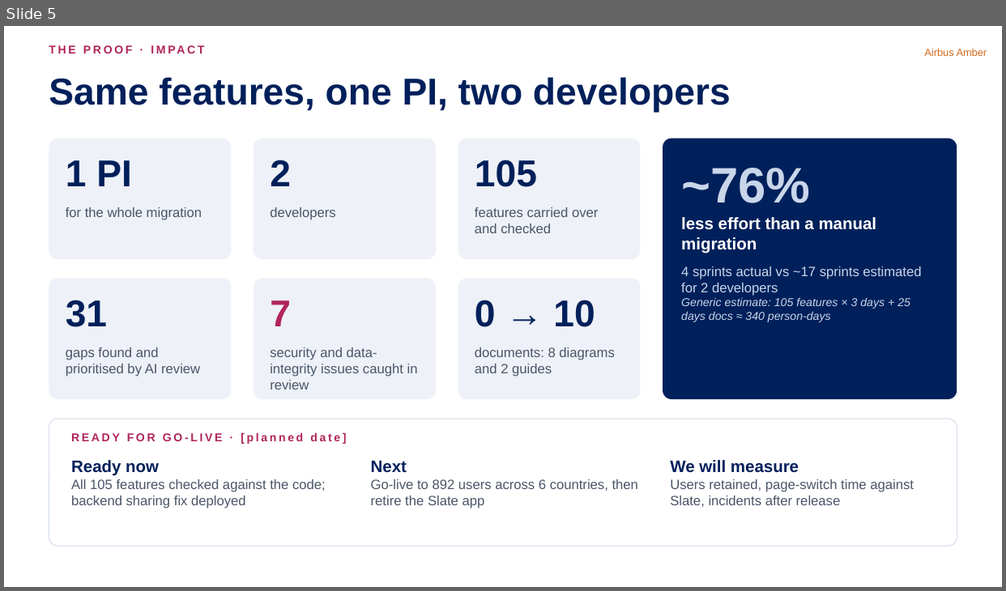
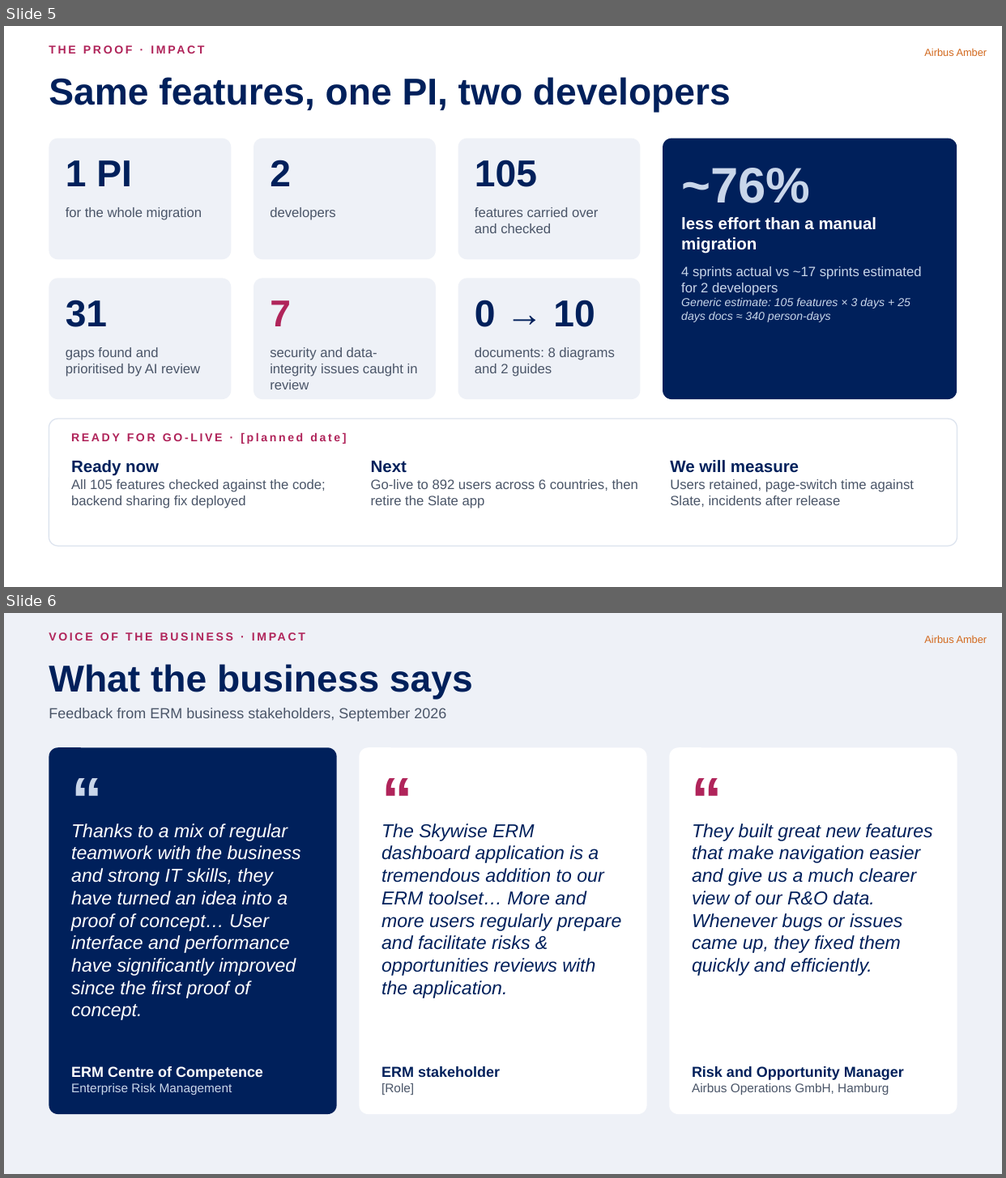
Before and after one commit to nithinram97/archify, a slide deck: erm-migration/docs/ERM-Migration-Jury-Pitch-v2.pptx. Shown one above the other, each under a label of ours: slide 5 before the commit, slides 5 and 6 after it. The pictures are 1006x591 and 1006x1178 pixels, drawn with LibreOffice and Linux fonts; fonts in the diff are those of the drawing. Boxes give left, top, right and bottom in pixels: in the first picture for what was removed or moved away, otherwise in the second. Text is boxed around its words. In the diff, an @@ line names an element or a change of style, - is before the commit and + after.

```diff
--- a/erm-migration/docs/ERM-Migration-Jury-Pitch-v2.pptx
+++ b/erm-migration/docs/ERM-Migration-Jury-Pitch-v2.pptx
@@ slide 6 added at [4,613,1002,1174], background #EEF1F7; not listed: 1 template element that a slide beside it also shows @@
@@ text added at [49,629,498,650], 11 pt, text #B0245A, bold @@
+VOICE OF THE BUSINESS · IMPACT
@@ title added at [49,664,473,699], 36 pt, text #00205B, bold @@
+What the business says
@@ text added at [49,708,446,722], 14 pt, text #4A5568 @@
+Feedback from ERM business stakeholders, September 2026
@@ rounded rectangle added at [49,747,336,1114], fill #00205B @@
@@ rounded rectangle added at [359,747,646,1114], fill #FFFFFF @@
@@ rounded rectangle added at [670,747,957,1114], fill #FFFFFF @@
@@ text added at [71,759,147,819], 60 pt, text #C9D6EA, bold @@
+“
@@ text added at [381,759,456,819], 60 pt, text #B0245A, bold @@
+“
@@ text added at [692,759,767,819], 60 pt, text #B0245A, bold @@
+“
@@ text added at [71,824,301,1020], 18 pt, text #FFFFFF, italic @@
+Thanks to a mix of regular teamwork with the business and strong IT skills, they have turned an idea into a proof of concept… User interface and performance have significantly improved since the first proof of concept.
@@ text added at [381,824,622,999], 18 pt, text #00205B, italic @@
+The Skywise ERM dashboard application is a tremendous addition to our ERM toolset… More and more users regularly prepare and facilitate risks & opportunities reviews with the application.
@@ text added at [692,824,932,976], 18 pt, text #00205B, italic @@
+They built great new features that make navigation easier and give us a much clearer view of our R&O data. Whenever bugs or issues came up, they fixed them quickly and efficiently.
@@ text added at [71,1067,263,1095], 12 pt, text #C9D6EA @@
+ERM Centre of Competence
+Enterprise Risk Management
@@ text added at [381,1067,500,1095], 14 pt, text #00205B, bold @@
+ERM stakeholder
+[Role]
@@ text added at [692,1067,904,1095], 12 pt, text #4A5568 @@
+Risk and Opportunity Manager
+Airbus Operations GmbH, Hamburg
```
Also in this commit, not shown: 4 other files.
